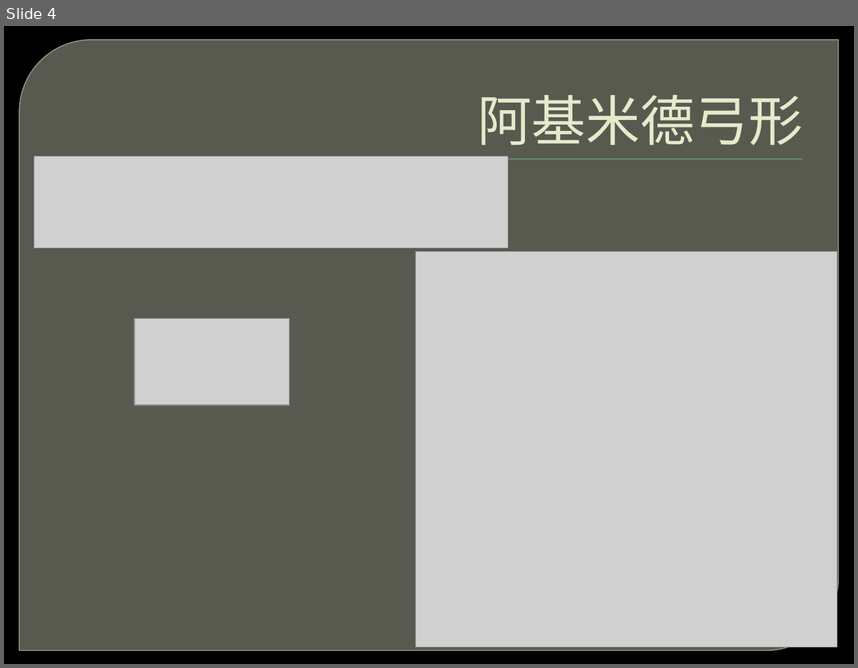
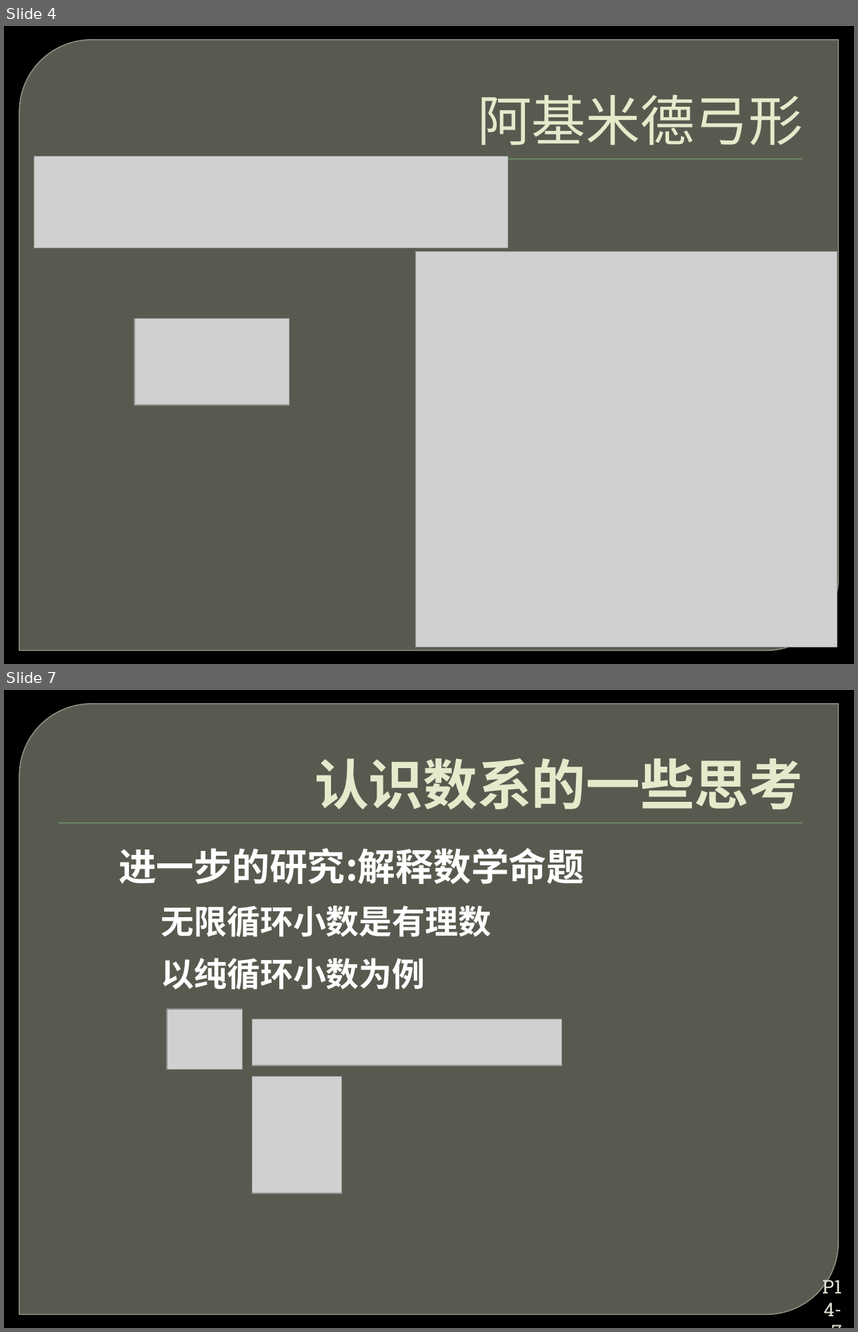
Before and after one commit to liu6tot/Coursera-LNU, a slide deck: 2015-第八讲.pptx. Shown one above the other, each under a label of ours: slide 4 before the commit, slides 4 and 7 after it; the slides between them are not shown. The pictures are 858x668 and 858x1332 pixels, drawn with LibreOffice and Linux fonts; fonts in the diff are those of the drawing; grey boxes stand for pictures; background and template pictures are left out. Boxes give left, top, right and bottom in pixels: in the first picture for what was removed or moved away, otherwise in the second. Text is boxed around its words. In the diff, an @@ line names an element or a change of style, - is before the commit and + after.

```diff
--- a/2015-第八讲.pptx
+++ b/2015-第八讲.pptx
@@ slide 7 added at (4, 690, 854, 1328), background picture (left out); not listed: 2 template elements that a slide beside it also shows @@
@@ title added at (314, 758, 803, 809), 46 pt, text #E7EACB, bold @@
+认识数系的一些思考
@@ text added at (119, 848, 584, 989), 28 pt, text #FFFFFF, bold @@
+进一步的研究:解释数学命题
+  无限循环小数是有理数
+  以纯循环小数为例
@@ picture added at (168, 1009, 243, 1069) @@
@@ picture added at (252, 1019, 562, 1066) @@
@@ picture added at (252, 1076, 342, 1193) @@
@@ page number added at (807, 1295, 851, 1321), 16 pt, text #E0E0D4 @@
+P14-7
```
Also in this commit, not shown: 1 slide changed, 19 other slides added.
